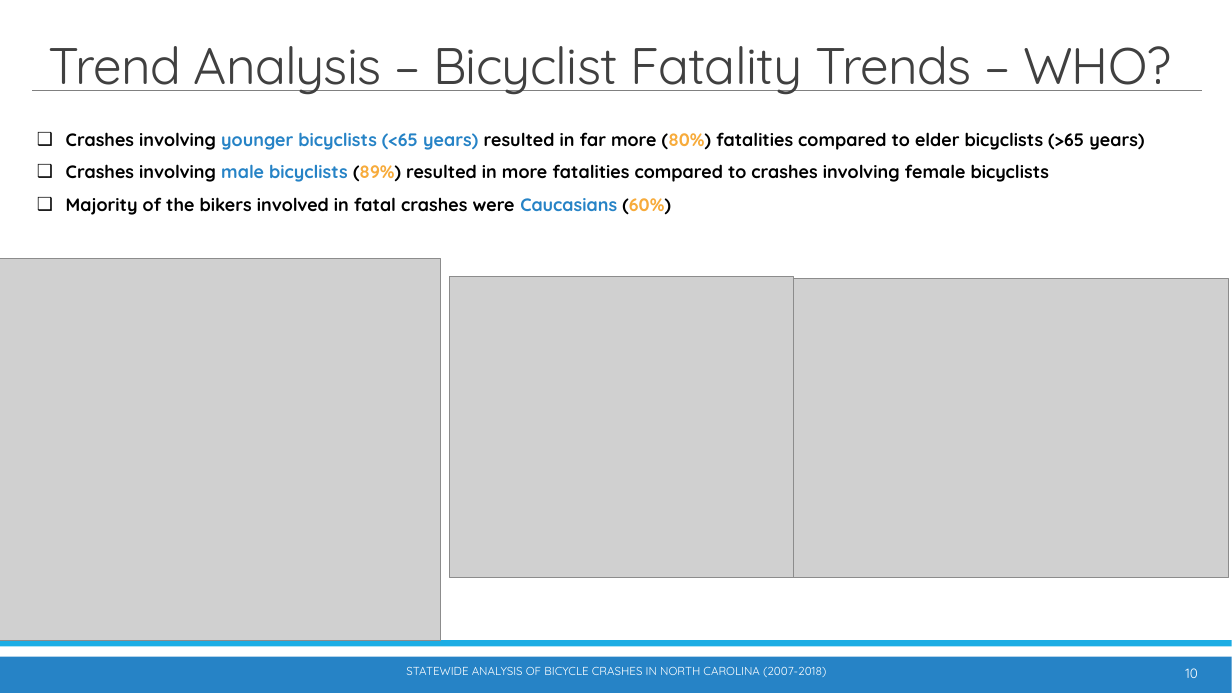
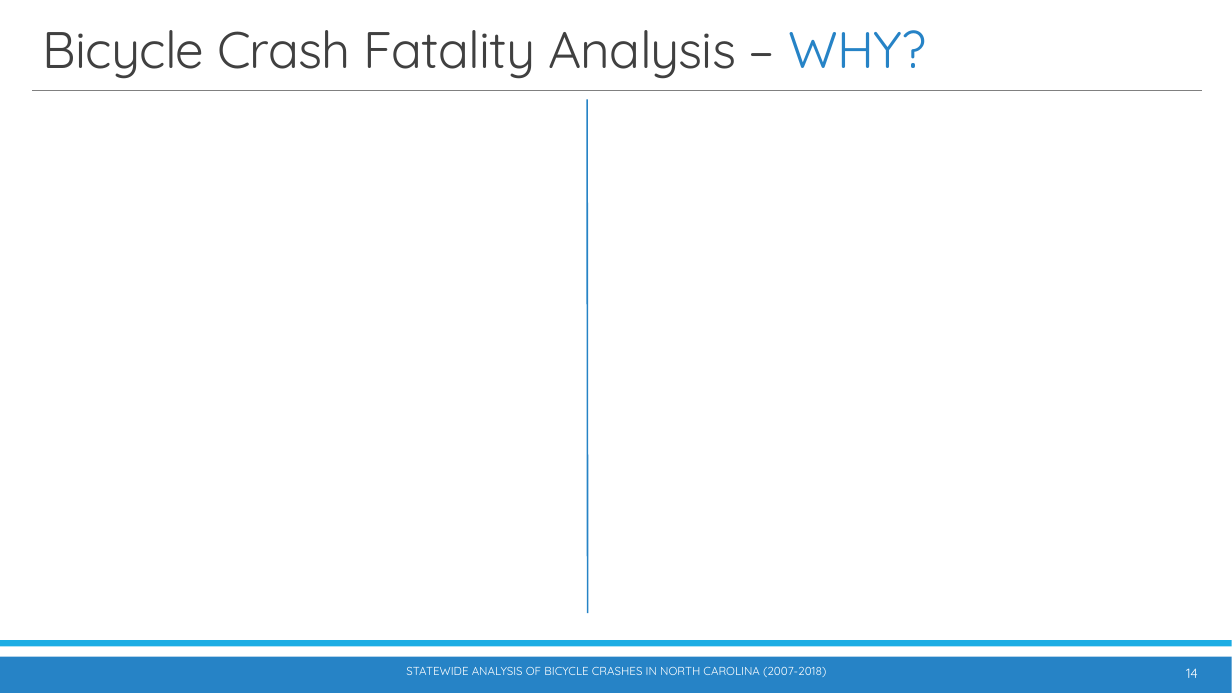
Before and after one commit to waghrayrashi/project-1, a slide deck: slide 14 of Project 1 - Group 2 - Statewide Bicycle Crash Analysis.pptx (slide 10 before the commit). Drawn at 1232x693 pixels with LibreOffice and Linux fonts; fonts in the diff are those of the drawing; grey boxes stand for pictures. Boxes give left, top, right and bottom in pixels: in the first picture for what was removed or moved away, otherwise in the second. Text is boxed around its words. In the diff, an @@ line names an element or a change of style, - is before the commit and + after.

Commit message:
Updated to include total fatalities

```diff
--- a/Project 1 - Group 2 - Statewide Bicycle Crash Analysis.pptx
+++ b/Project 1 - Group 2 - Statewide Bicycle Crash Analysis.pptx
@@ title at (43, 30, 926, 79): text changed @@
-Trend Analysis – Bicyclist Fatality Trends – WHO?
+Bicycle Crash Fatality Analysis – WHY?
@@ line added from (587, 100) to (588, 614), #2683C6 1.25 pt @@
@@ text removed at (66, 132, 1144, 215) @@
-❑ Crashes involving younger bicyclists (<65 years) resulted in far more (80%) fatalities compared to elder bicyclists (>65 years)
-❑ Crashes involving male bicyclists (89%) resulted in more fatalities compared to crashes involving female bicyclists
-❑ Majority of the bikers involved in fatal crashes were Caucasians (60%)
@@ picture removed at (0, 259, 441, 641) @@
@@ picture removed at (450, 276, 794, 578) @@
@@ picture removed at (758, 279, 1229, 578) @@
@@ page number at (1186, 668, 1198, 678): text changed @@
-10
+14
```
Also in this commit, not shown: 10 other slides changed, 3 slides added, 2 slides removed, 55 other files.
